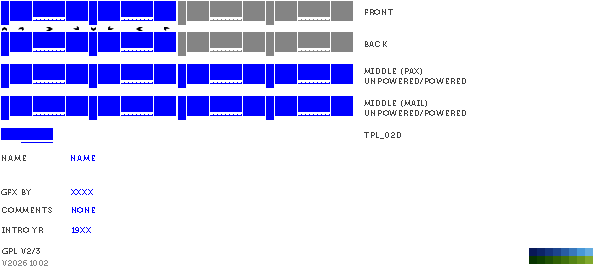
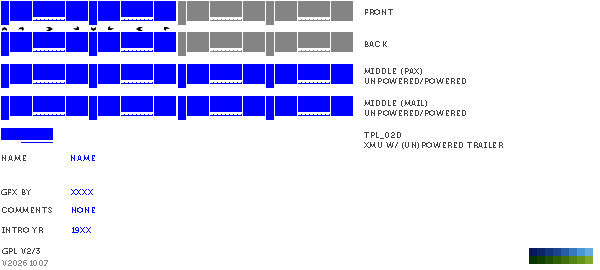
Before/after of a (600, 270) layered artwork. What changed in the layer stack:
renamed "tpl_02d" to "tpl_02d xmu w/ (un)powered trailer", painted on it over (x1=364, y1=142, x2=503, y2=149)
renamed "v20261002" to "v20261007", painted on it over (x1=44, y1=260, x2=48, y2=266)
